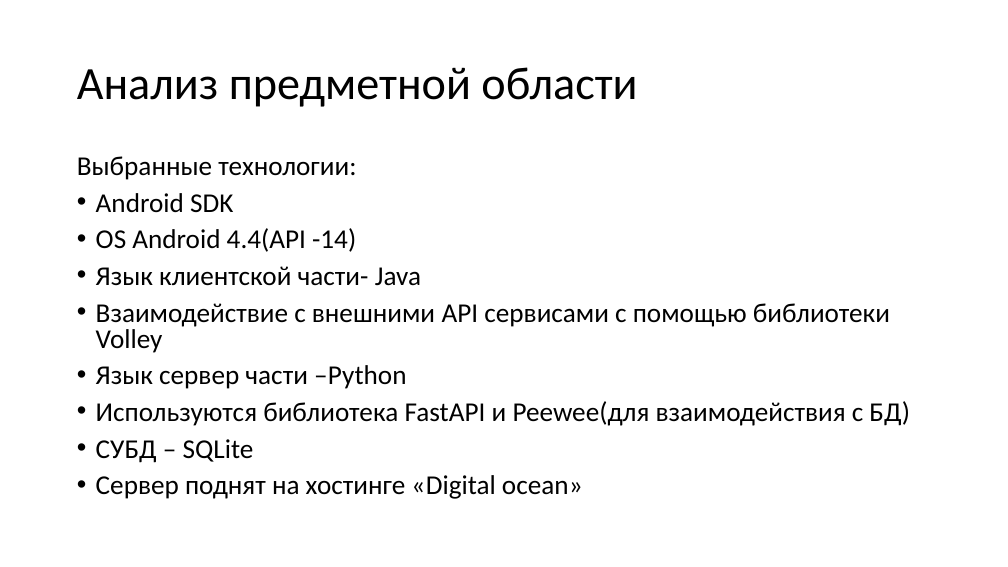
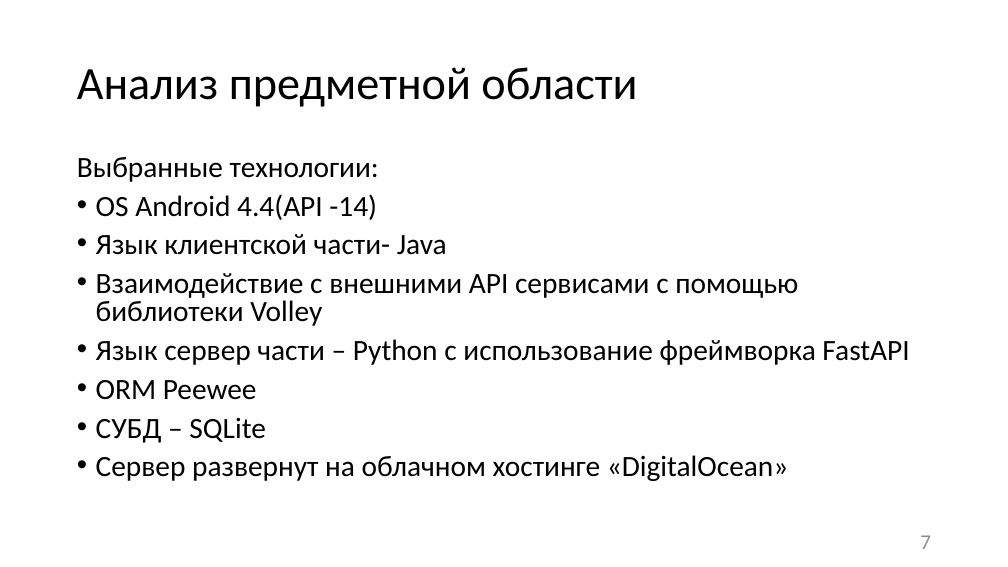
Before and after one commit to liza-dobrynina/MyCosts, a slide deck: slide 7 of Документация/Презентация.pptx (slide 8 before the commit). Drawn at 1008x567 pixels with LibreOffice and Linux fonts; fonts in the diff are those of the drawing. Boxes give left, top, right and bottom in pixels: in the first picture for what was removed or moved away, otherwise in the second. Text is boxed around its words. In the diff, an @@ line names an element or a change of style, - is before the commit and + after.

```diff
--- a/Документация/Презентация.pptx
+++ b/Документация/Презентация.pptx
@@ text at box(77, 157, 798, 443): size 25.9 to 28 pt in "Выбранные технологии:", "OS Android 4.4(API -14)", "Язык клиентской части- Java", "Взаимодействие с внешними API сервисами с помощью ..." and 1 more places @@
@@ text at box(96, 193, 233, 213): paragraph removed @@
-• Android SDK
@@ text at box(96, 339, 909, 400): text changed; size 25.9 to 28 pt @@
-• Язык сервер части –Python
-• Используются библиотека FastAPI и Peewee(для взаимодействия с БД)
+• Язык сервер части – Python с использование фреймворка FastAPI
+• ORM Peewee
@@ text at box(96, 455, 789, 481): text changed; size 25.9 to 28 pt @@
-• Сервер поднят на хостинге «Digital ocean»
+• Сервер развернут на облачном хостинге «DigitalOcean»
@@ page number added at box(920, 535, 931, 549), 20 pt, text #8C8C8C @@
+7
```
Also in this commit, not shown: 14 other slides changed, 1 slide added, 2 slides removed.
